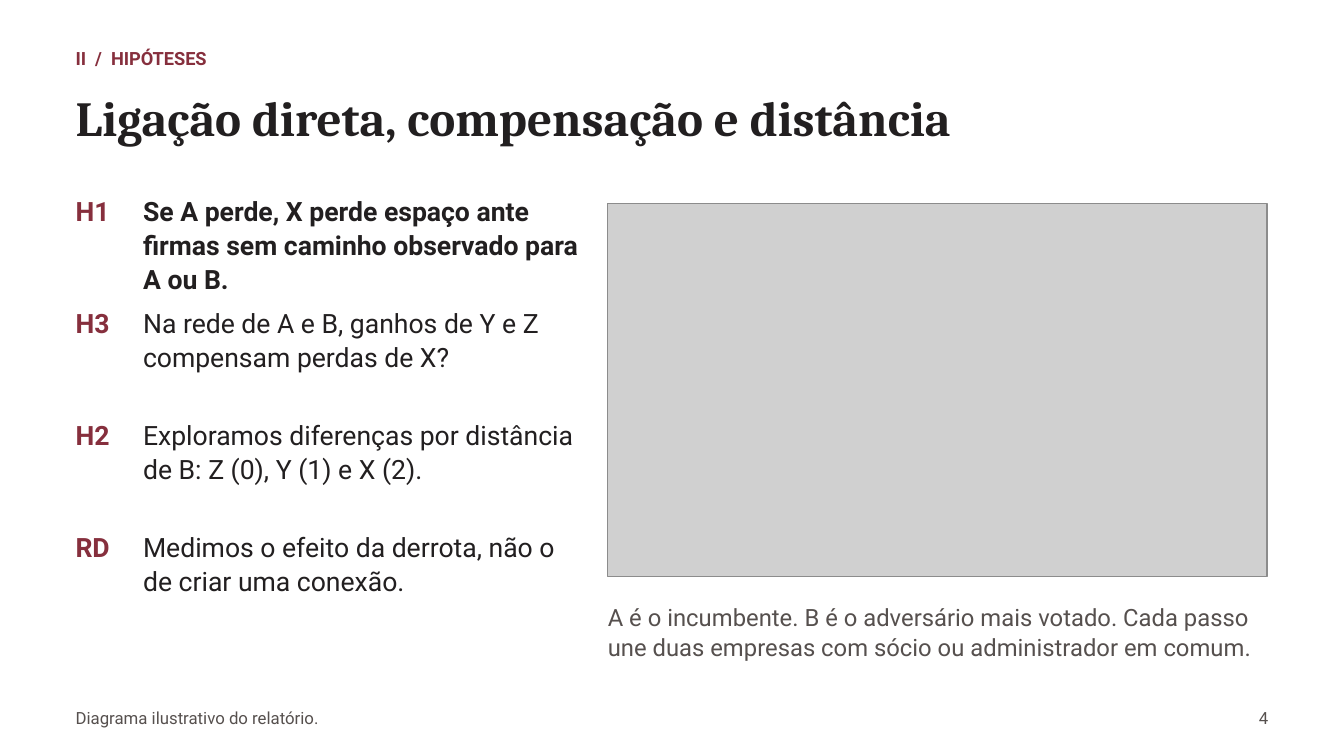
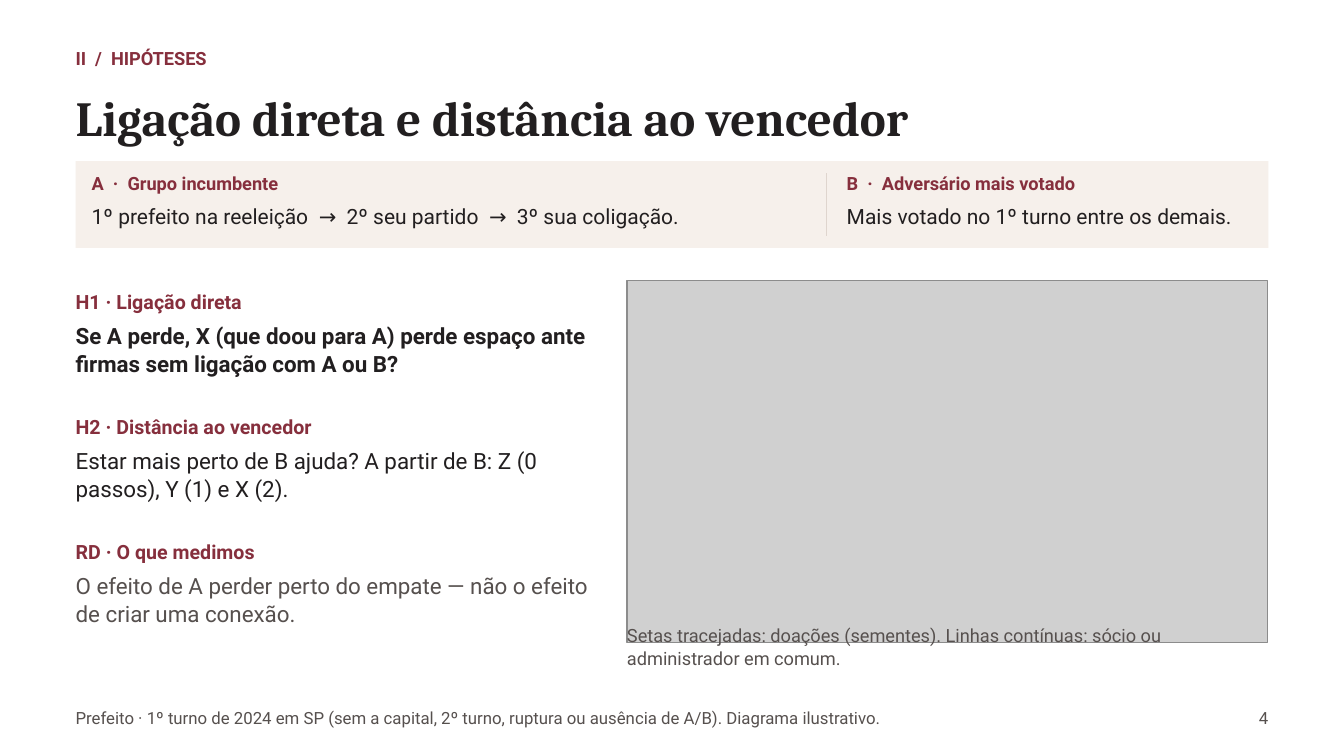
Before and after one commit to rafaelt0/redes-empresariais-alternancia-politica, a slide deck: slide 4 of output/deck.pptx. Drawn at 1344x756 pixels with LibreOffice and Linux fonts; fonts in the diff are those of the drawing; grey boxes stand for pictures. Boxes give left, top, right and bottom in pixels: in the first picture for what was removed or moved away, otherwise in the second. Text is boxed around its words. In the diff, an @@ line names an element or a change of style, - is before the commit and + after.

Commit message:
feat: explicar sementes e resultados de H1 e H3 nos slides (#7)
* feat: explicar montagem da rede e resultados de H1 e H3

* feat: explicar definição de A e destacar resultado de H1

- Atualizar slides e guia com critérios para classificar incumbente e adversário
- Dar destaque ao contraste principal de H1 e revisar sua explicação

```diff
--- a/output/deck.pptx
+++ b/output/deck.pptx
@@ text at (x1=76, y1=101, x2=908, y2=147): text changed @@
-Ligação direta, compensação e distância
+Ligação direta e distância ao vencedor
@@ rectangle added at (x1=76, y1=161, x2=1268, y2=248), fill #F6F0EB @@
@@ text added at (x1=92, y1=176, x2=279, y2=194), 13 pt, text #862F3D, bold @@
+A · Grupo incumbente
@@ line added from (827, 173) to (827, 236), #DFD5CE 0.9 pt @@
@@ text at (x1=847, y1=176, x2=1075, y2=190): text changed; size 19 to 13 pt; text colour #221F20 to #862F3D; bold on @@
-Na rede de A e B, ganhos de Y e Z compensam perdas de X?
+B · Adversário mais votado
@@ text removed at (x1=76, y1=202, x2=110, y2=221) @@
-H1
@@ text added at (x1=92, y1=208, x2=678, y2=229), 15 pt, text #221F20 @@
+1º prefeito na reeleição → 2º seu partido → 3º sua coligação.
@@ text added at (x1=847, y1=208, x2=1231, y2=224), 15 pt, text #221F20 @@
+Mais votado no 1º turno entre os demais.
@@ text added at (x1=76, y1=294, x2=242, y2=314), 14 pt, text #862F3D, bold @@
+H1 · Ligação direta
@@ picture resized from (x1=608, y1=204, x2=1267, y2=577) to (x1=627, y1=280, x2=1267, y2=643) @@
@@ text at (x1=76, y1=326, x2=585, y2=377): text changed; size 19 to 16 pt @@
-Se A perde, X perde espaço ante firmas sem caminho observado para A ou B.
+Se A perde, X (que doou para A) perde espaço ante firmas sem ligação com A ou B?
@@ text removed at (x1=76, y1=314, x2=110, y2=334) @@
-H3
@@ text added at (x1=76, y1=419, x2=312, y2=434), 14 pt, text #862F3D, bold @@
+H2 · Distância ao vencedor
@@ text removed at (x1=76, y1=426, x2=110, y2=445) @@
-H2
@@ text at (x1=76, y1=451, x2=537, y2=502): text changed; size 19 to 16 pt @@
-Exploramos diferenças por distância de B: Z (0), Y (1) e X (2).
+Estar mais perto de B ajuda? A partir de B: Z (0 passos), Y (1) e X (2).
@@ text removed at (x1=76, y1=538, x2=110, y2=557) @@
-RD
@@ text added at (x1=76, y1=544, x2=255, y2=563), 14 pt, text #862F3D, bold @@
+RD · O que medimos
@@ text at (x1=76, y1=577, x2=587, y2=622): text changed; size 19 to 16 pt; text colour #221F20 to #56504E @@
-Medimos o efeito da derrota, não o de criar uma conexão.
+O efeito de A perder perto do empate — não o efeito de criar uma conexão.
@@ text at (x1=627, y1=625, x2=1161, y2=665): text changed; size 17 to 13 pt @@
-A é o incumbente. B é o adversário mais votado. Cada passo une duas empresas com sócio ou administrador em comum.
+Setas tracejadas: doações (sementes). Linhas contínuas: sócio ou administrador em comum.
@@ text at (x1=76, y1=711, x2=881, y2=728): text changed @@
-Diagrama ilustrativo do relatório.
+Prefeito · 1º turno de 2024 em SP (sem a capital, 2º turno, ruptura ou ausência de A/B). Diagrama ilustrativo.
```
Also in this commit, not shown: 5 other slides changed, 2 slides added, 2 slides removed, 4 other files.
